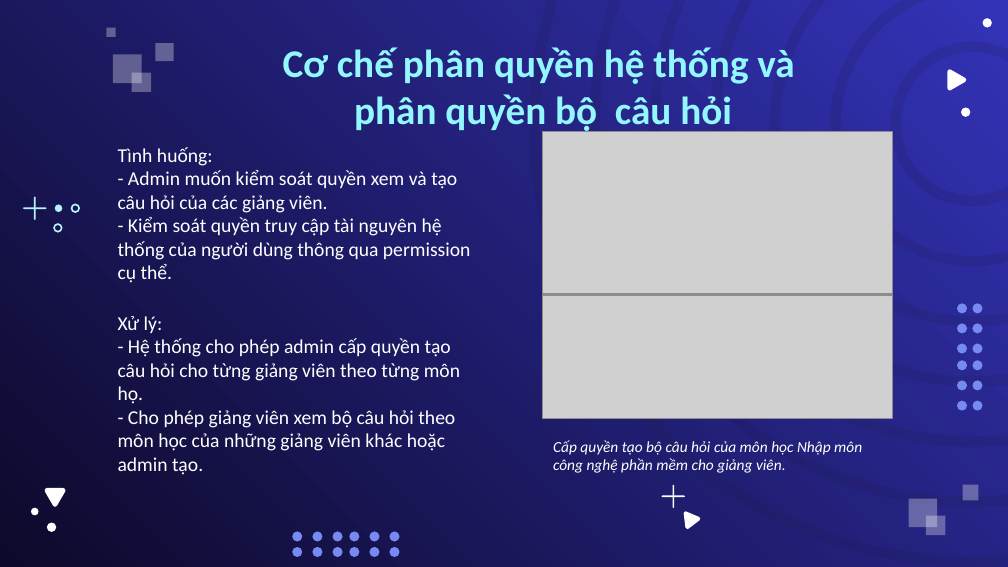
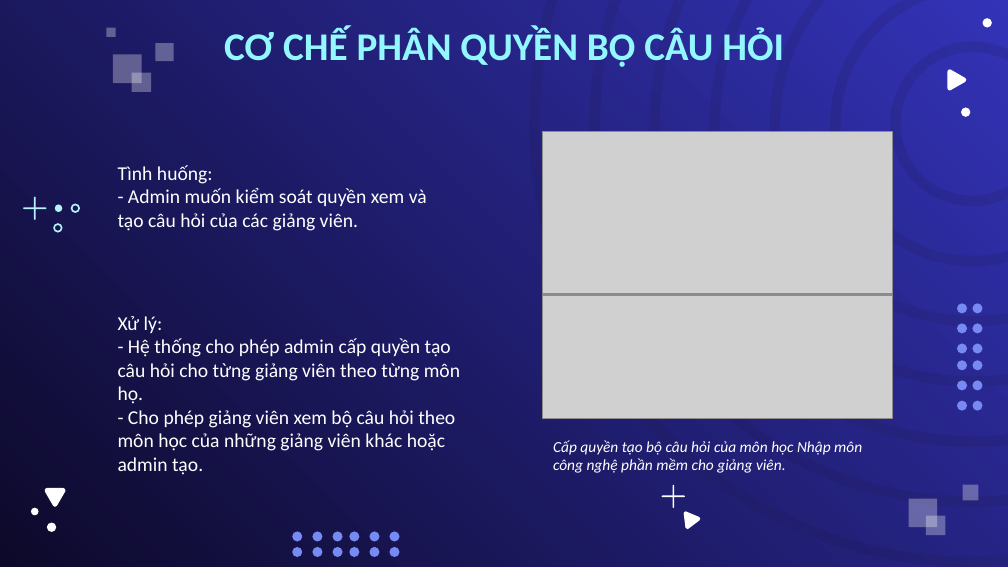
Before and after one commit to LuftSoft/do-an-cuoi-khoa, a slide deck: slide 13 of document/word/tom-tat-do-an.pptx (slide 9 before the commit). Drawn at 1008x567 pixels with LibreOffice and Linux fonts; fonts in the diff are those of the drawing; grey boxes stand for pictures. Boxes give left, top, right and bottom in pixels: in the first picture for what was removed or moved away, otherwise in the second. Text is boxed around its words. In the diff, an @@ line names an element or a change of style, - is before the commit and + after.

```diff
--- a/document/word/tom-tat-do-an.pptx
+++ b/document/word/tom-tat-do-an.pptx
@@ title at bbox=[224, 27, 784, 67]: text changed @@
-Cơ chế phân quyền hệ thống và
-phân quyền bộ câu hỏi
+CƠ CHẾ PHÂN QUYỀN BỘ CÂU HỎI
@@ text at bbox=[118, 217, 471, 283]: paragraph removed @@
-- Kiểm soát quyền truy cập tài nguyên hệ thống của người dùng thông qua permission cụ thể.
```
Also in this commit, not shown: 7 other slides changed, 4 slides added, 32 other files.
